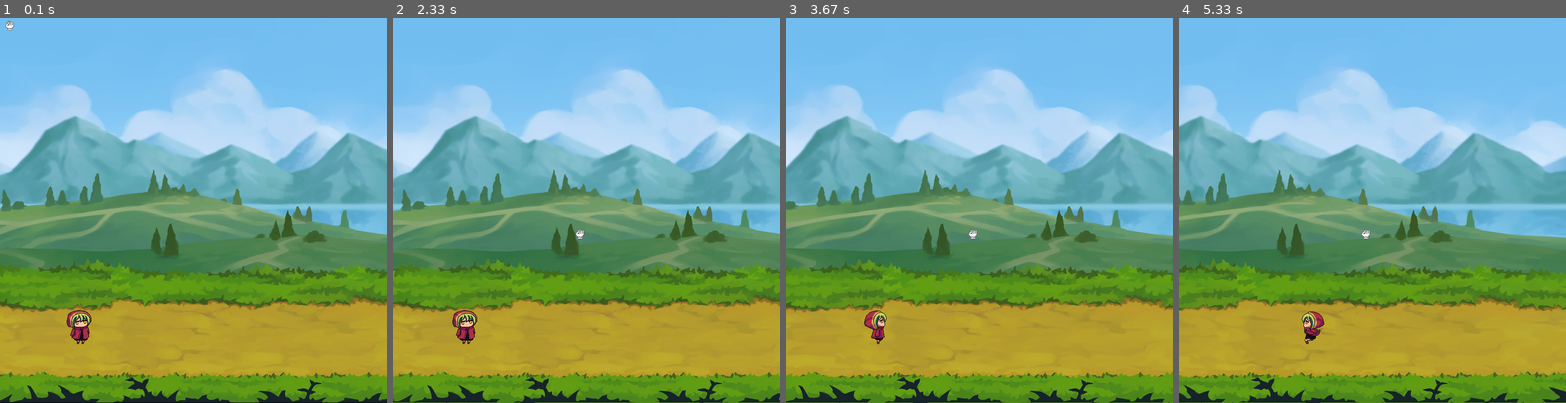
Above: before the commit, frames 1-4 (left to right).
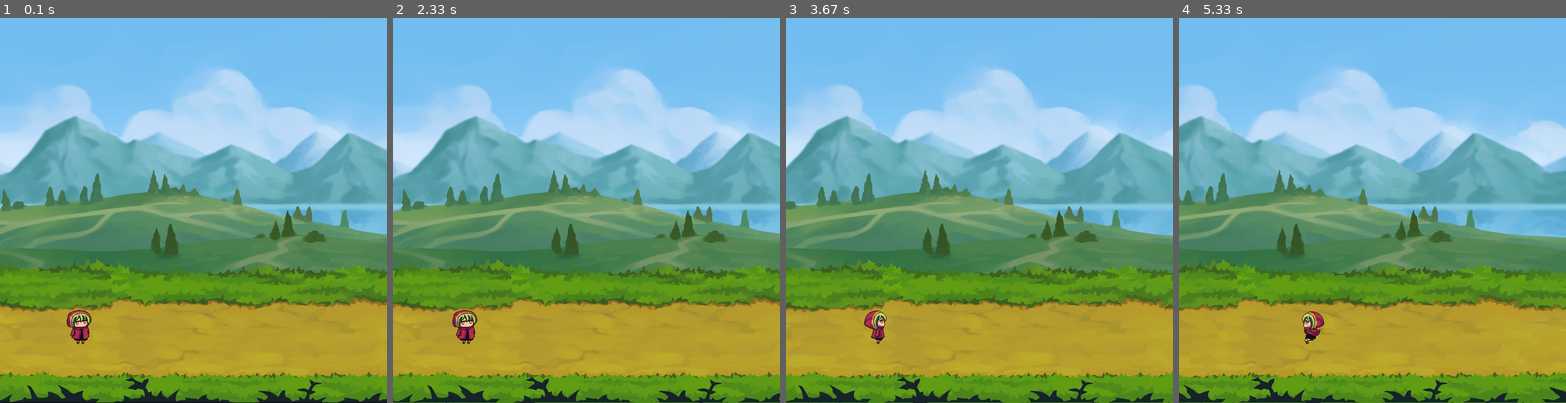
Above: after the commit, the same moments.

Repository: fifkal/Yandex-Lyceum-Pygame
Game: pygame game, started from main.py
Two runs of this game, one before a commit and one after it. Both use one fixed random seed, a clock stepped at 60 frames per second and the inputs below.
Inputs (mouse positions are in pixels of both pictures, inside the frame that each line leads up to):
- Up to frame 1 (0.1 s): no input
- Up to frame 2 (2.33 s): tap Space at 0.33 s; hold D 0.67-1.13 s; hold D 1.17-1.63 s; hold A 1.67-2.2 s; tap Shift at 1.73, 2.03 s; move the mouse to (571, 225) at 2.23 s
- Up to frame 3 (3.67 s): click (964, 225) at 2.33 s; hold A 2.57-2.97 s; tap Shift at 2.63, 3.07, 3.37 s; hold D 3-3.63 s
- Up to frame 4 (5.33 s): hold A 3.67-4.13 s; tap Shift at 3.73, 4.03, 4.23, 4.53, 4.73, 5.03, 5.23 s; hold D 4.17-4.63 s; hold D 4.67-5.13 s; hold A from 5.17 s (still down)

The runs differ from the first frame. In frame 1, less than 0.1% of the frame differs, in the area x 1-4%, y 0-4%; in frame 2, less than 0.1%; in frame 3, less than 0.1%; in frame 4, less than 0.1%.

Commit message:
correcting menu and game sounds

Diff:
--- a/main.py
+++ b/main.py
@@ -193,9 +193,6 @@
     screen.blit(fone, (-camera.x, -camera.y))
     player_sprite.update()
     player_sprite.draw(screen)
-    pos = pygame.mouse.get_pos()
-    if pygame.mouse.get_focused():
-        screen.blit(cursor1, (pos[0], pos[1]))
     pygame.display.update()
     pygame.display.flip()
     all_keys = pygame.key.get_pressed()
